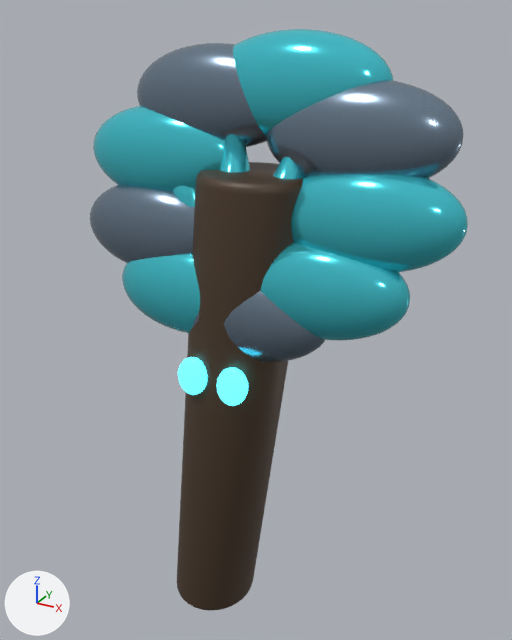
Before and after pictures for a commit that changed the glTF model public/models/enemies/plant_v4.glb.
Before and after are seen from a 50 mm camera at (1.65, -2.81, 1.76) aimed at (0.05, 0.11, 0.3). Every picture has the same lights, and +X, +Y and +Z are marked at lower left. The picture after the commit comes second. Where no turn or scale is listed for an object, it has been applied to the vertices. Vertices at exactly the same position are counted once.

Objects in the first picture: 'CROWN_HORN_ACCENT', 'CROWN_HORN_ACCENT.001', 'CROWN_HORN_ACCENT.002', 'EYE_EMISSIVE', 'EYE_EMISSIVE.001', 'PETAL_ACCENT', 'PETAL_ACCENT.001', 'PETAL_ACCENT.002', 'PETAL_ACCENT.003', 'PETAL_ACCENT.004', 'PETAL_PRIMARY', 'PETAL_PRIMARY.001', 'PETAL_PRIMARY.002', 'PETAL_PRIMARY.003', 'TRUNK_SECONDARY'.
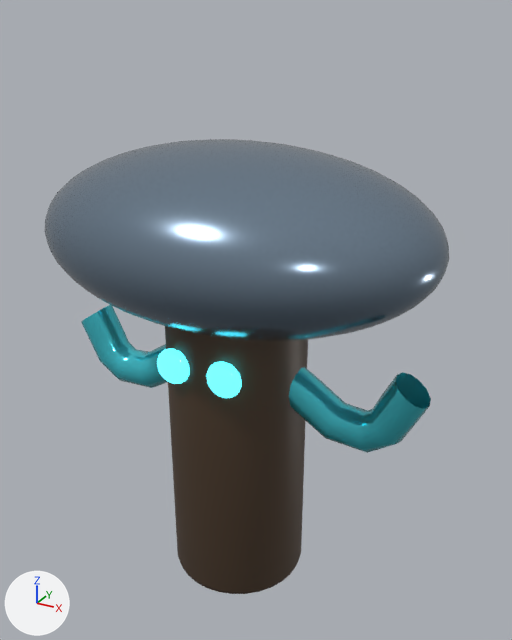
Changed parts and their boxes [x1, y1, x2, y2] in the pictures (512 x 640 px):
'MUSHROOM_CAP_PRIMARY', added: after [45, 139, 449, 341]
'TRUNK_SECONDARY', deleted (brown): before [177, 162, 303, 610]
'MUSHROOM_STALK_SECONDARY', added (brown): after [165, 326, 308, 594]
'PETAL_PRIMARY', deleted: before [266, 80, 463, 178]
'PETAL_ACCENT', deleted (cyan): before [291, 174, 468, 272]
'PETAL_ACCENT.004', deleted (cyan): before [261, 242, 410, 340]
'PETAL_ACCENT.001', deleted (cyan): before [233, 29, 393, 135]
'PETAL_PRIMARY.001', deleted: before [137, 43, 266, 147]
'PETAL_ACCENT.002', deleted (cyan): before [93, 106, 225, 192]
'MUSHROOM_ARM_ACCENT.001', added (cyan): after [289, 367, 431, 453]
'PETAL_PRIMARY.002', deleted: before [90, 185, 194, 263]
'PETAL_ACCENT.003', deleted (cyan): before [122, 254, 200, 333]
'PETAL_PRIMARY.003', deleted: before [192, 291, 325, 362]
'MUSHROOM_ARM_ACCENT', added (cyan): after [81, 305, 168, 388]
'EYE_EMISSIVE', reshaped, moved (13% wider): before [178, 357, 207, 395]; after [157, 348, 190, 384]
'EYE_EMISSIVE.001', reshaped, moved (16% wider): before [217, 367, 248, 406]; after [206, 361, 242, 398]
'CROWN_HORN_ACCENT.001', deleted (cyan): before [220, 134, 250, 172]
'CROWN_HORN_ACCENT.002', deleted (cyan): before [273, 157, 304, 179]
'CROWN_HORN_ACCENT', deleted: before [173, 186, 195, 207]

The change in detail:
me_sphere_423 is used by ob_eye_emissive; location (-0.12, -0.28, 0.1).
me_sphere_423 had 266 vertices, 528 faces and spanned x -0.078..0.091, y -0.004..0.082, z -0.105..0.103.
me_sphere_423 now has 266 vertices, 528 faces and spans x -0.09..0.09, y -0.05..0.05, z -0.09..0.09.
me_sphere_423 part 1: the whole mesh is multiplied about its middle by the matrix ((1.064, 0.0, -0.112), (0.0, 1.163, 0.0), (0.0, 0.0, 0.862)), then moved by (-0.006, -0.039, 0.001).
me_sphere_424 is used by ob_eye_emissive_001; location (0.12, -0.28, 0.1).
me_sphere_424 had 266 vertices, 528 faces and spanned x -0.093..0.077, y -0.004..0.082, z -0.105..0.103.
me_sphere_424 now has 266 vertices, 528 faces and spans x -0.09..0.09, y -0.05..0.05, z -0.09..0.09.
me_sphere_424 part 2: the whole mesh is multiplied about its middle by the matrix ((1.064, 0.0, -0.131), (0.0, 1.163, 0.0), (0.0, 0.0, 0.862)), then moved by (0.008, -0.039, 0.001).
Mesh me_mushroom_arm_001 is new.
It has 84 vertices, 144 faces and spans x 0.211..1.001, y -0.1..0.1, z -0.196..0.238.
It uses material mat_deep_accent (cyan #50ddeb).
Mesh me_mushroom_arm is new.
It has 84 vertices, 144 faces and spans x -1.001..-0.211, y -0.1..0.1, z -0.196..0.238.
It uses material mat_deep_accent (cyan #50ddeb).
Mesh me_sphere_407 is new.
It is a UV sphere (40 segments, 24 rings, poles along z) spanning x -1.0..1.0, y -0.72..0.72, z -0.42..0.42.
It uses material mat_deep_primary (greyish blue #8497aa).
Mesh me_cylinder_492 is new.
It has 240 vertices, 476 faces and spans x -0.36..0.36, y -0.36..0.36, z -0.9..0.9.
It uses material mat_deep_secondary (brown #4d3c2c).
Object 'TRUNK_SECONDARY' (ob_trunk_secondary) is deleted.
Object 'PETAL_ACCENT' (ob_petal_accent) is deleted.
Object 'PETAL_PRIMARY' (ob_petal_primary) is deleted.
Object 'PETAL_ACCENT.001' (ob_petal_accent_001) is deleted.
Object 'PETAL_PRIMARY.001' (ob_petal_primary_001) is deleted.
Object 'PETAL_ACCENT.002' (ob_petal_accent_002) is deleted.
Object 'PETAL_PRIMARY.002' (ob_petal_primary_002) is deleted.
Object 'PETAL_ACCENT.003' (ob_petal_accent_003) is deleted.
Object 'PETAL_PRIMARY.003' (ob_petal_primary_003) is deleted.
Object 'PETAL_ACCENT.004' (ob_petal_accent_004) is deleted.
Object 'EYE_EMISSIVE' (ob_eye_emissive) moves from (-0.12, -0.28, 0.1) to (-0.14, -0.36, 0.2).
Object 'EYE_EMISSIVE.001' (ob_eye_emissive_001) moves from (0.12, -0.28, 0.1) to (0.14, -0.36, 0.2).
Object 'CROWN_HORN_ACCENT' (ob_crown_horn_accent) is deleted.
Object 'CROWN_HORN_ACCENT.001' (ob_crown_horn_accent_001) is deleted.
Object 'CROWN_HORN_ACCENT.002' (ob_crown_horn_accent_002) is deleted.
Object 'MUSHROOM_ARM_ACCENT.001' (ob_mushroom_arm_accent_001) is new; it shows me_mushroom_arm_001.
Its location is (0.0, 0.0, 0.0).
Object 'MUSHROOM_ARM_ACCENT' (ob_mushroom_arm_accent) is new; it shows me_mushroom_arm.
Its location is (0.0, 0.0, 0.0).
Object 'MUSHROOM_CAP_PRIMARY' (ob_mushroom_cap_primary) is new; it shows me_sphere_407.
Its location is (0.0, 0.0, 0.78).
Object 'MUSHROOM_STALK_SECONDARY' (ob_mushroom_stalk_secondary) is new; it shows me_cylinder_492.
Its location is (0.0, 0.0, -0.25).
